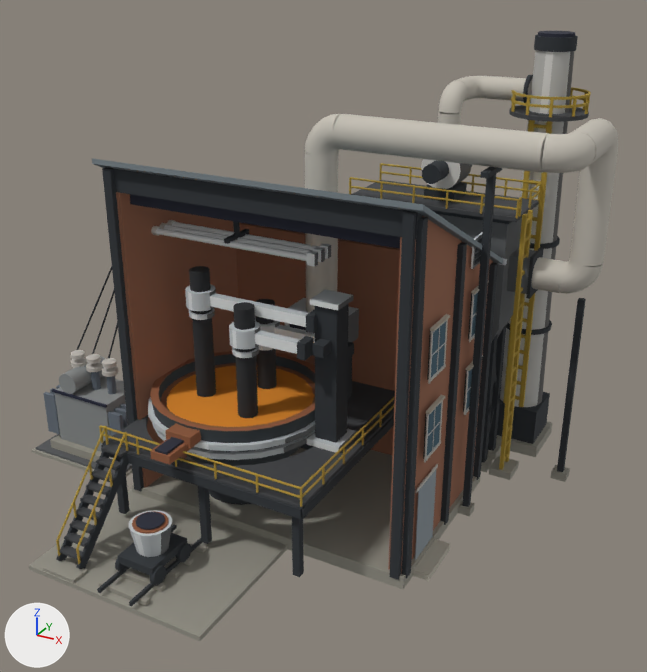
The glTF model price-of-everything-0.1/assets/supply_chain_3d/eaf_lvl2.glb as it was, and as the next commit left it.
One viewpoint serves both versions: a 50 mm lens placed at (0.672, -1.081, 0.816), pointed at (0.075, 0.005, 0.273). Arrows for +X, +Y and +Z are at lower left; the lights stay in place. The first picture is the older version. Vertices at exactly the same position are counted once.

In view in the first picture: 'eaf_v2', 'eaf_v2_Glass'.
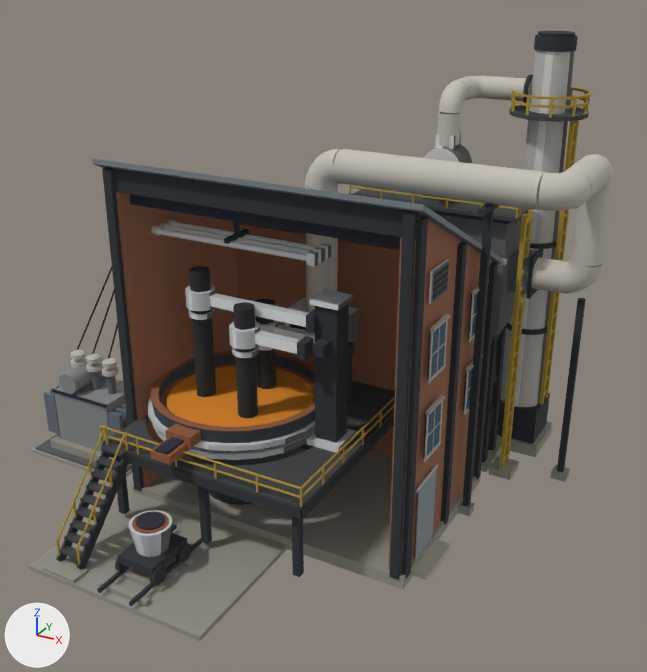
Changed parts and their boxes [x1, y1, x2, y2] in the pictures (647 x 672 px; the box of a moved part takes in the faces that stretch with it):
'eaf_v2', reshaped: before [29, 31, 618, 641]; after [29, 31, 613, 641]
part 1 of me_eaf_v2, moved or reshaped: before [471, 233, 482, 269]; after [429, 259, 449, 304]
part 2 of me_eaf_v2, moved or reshaped: before [474, 256, 481, 265]; after [433, 284, 447, 299]
part 3 of me_eaf_v2, moved or reshaped: before [475, 251, 481, 259]; after [433, 278, 448, 293]
part 4 of me_eaf_v2, moved or reshaped: before [475, 248, 479, 252]; after [433, 271, 448, 286]
part 5 of me_eaf_v2, moved or reshaped: before [477, 238, 482, 243]; after [434, 264, 449, 279]
part 6 of me_eaf_v2, moved or reshaped: before [480, 167, 502, 179]; after [478, 203, 499, 215]
part 7 of me_eaf_v2, moved or reshaped: before [519, 121, 553, 407]; after [539, 121, 575, 405]
part 8 of me_eaf_v2, moved or reshaped: before [503, 120, 535, 403]; after [544, 120, 579, 398]
part 9 of me_eaf_v2, added: after [305, 149, 544, 210]
part 10 of me_eaf_v2, deleted (mostly hidden): before [515, 124, 546, 400]
part 11 of me_eaf_v2, moved or reshaped: before [305, 114, 618, 507]; after [305, 154, 613, 507]

What changed in the scene script:
```text
Change me_eaf_v2:
    used by ob_eaf_v2; location = (0.0, 0.0, 0.0)
    remove me_eaf_v2.from_pydata(...)  # 7008 vertices, 12642 faces; spans x -0.426..0.426, y -0.378..0.378, z 0.0..0.693
    add me_eaf_v2.from_pydata(...)  # 6912 vertices, 12450 faces; spans x -0.426..0.426, y -0.378..0.378, z 0.0..0.693
    me_eaf_v2 part 1: the loose piece of 8 vertices spanning x 0.288..0.291, y 0.037..0.092, z 0.406..0.448 is moved by (0.0, -0.149, 0.0)
    me_eaf_v2 part 2: the loose piece of 8 vertices spanning x 0.291..0.292, y 0.042..0.087, z 0.411..0.416 is moved by (0.0, -0.149, 0.0)
    me_eaf_v2 part 3: the loose piece of 8 vertices spanning x 0.291..0.292, y 0.042..0.087, z 0.42..0.425 is moved by (0.0, -0.149, 0.0)
    me_eaf_v2 part 4: the loose piece of 8 vertices spanning x 0.291..0.292, y 0.042..0.087, z 0.428..0.434 is moved by (0.0, -0.149, 0.0)
    me_eaf_v2 part 5: the loose piece of 8 vertices spanning x 0.291..0.292, y 0.042..0.087, z 0.437..0.443 is moved by (0.0, -0.149, 0.0)
    me_eaf_v2 part 6: the loose piece of 8 vertices spanning x 0.295..0.306, y 0.031..0.086, z 0.535..0.542 is moved by (0.0, 0.0, -0.05)
    me_eaf_v2 part 7: the loose piece of 8 vertices spanning x 0.309..0.316, y 0.275..0.28, z 0.087..0.575 is moved by (0.027, 0.027, 0.0)
    me_eaf_v2 part 8: the loose piece of 8 vertices spanning x 0.282..0.289, y 0.275..0.28, z 0.087..0.575 is moved by (0.054, 0.054, 0.0)
    me_eaf_v2 part 9: a new loose piece of 110 vertices spanning x 0.018..0.369, y 0.034..0.083, z 0.484..0.544, in mat_paint
    me_eaf_v2 part 10: 18 loose pieces with 232 vertices, spanning x 0.264..0.334, y 0.275..0.353, z 0.099..0.563, are deleted
    me_eaf_v2 part 11: 180 vertices moved from x 0.019..0.426, y 0.036..0.254, z 0.534..0.594 to x 0.019..0.426, y 0.036..0.254, z 0.484..0.544; 147 vertices removed from x 0.018..0.426, y 0.034..0.197, z 0.534..0.594; 37 vertices added at x 0.043..0.426, y 0.034..0.197, z 0.488..0.542
    other edits to the shape of me_eaf_v2 do not show in these pictures
```
